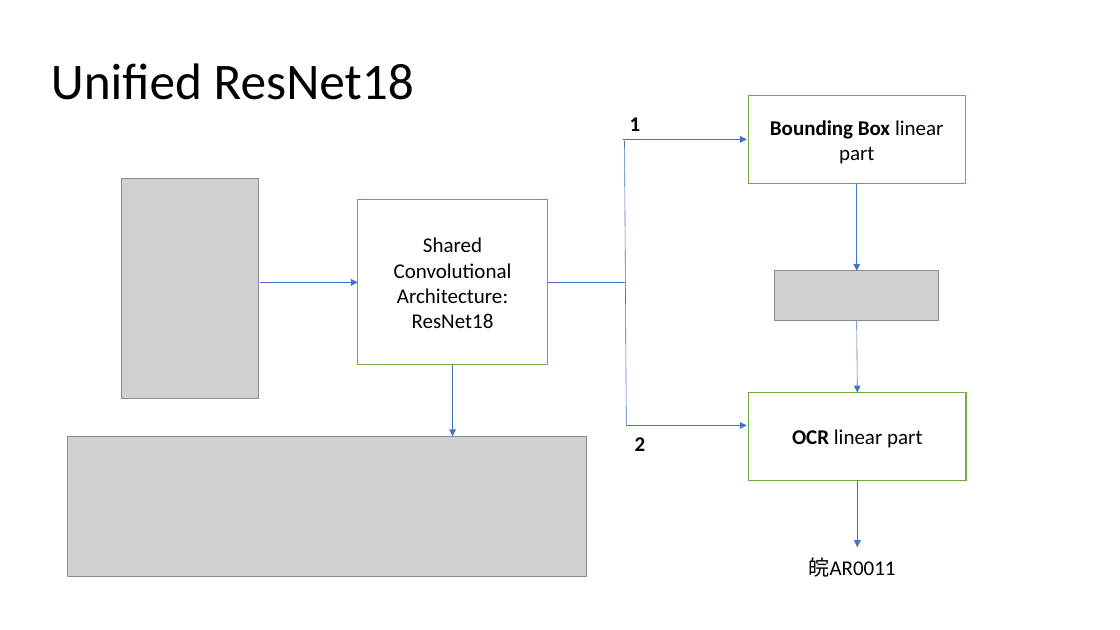
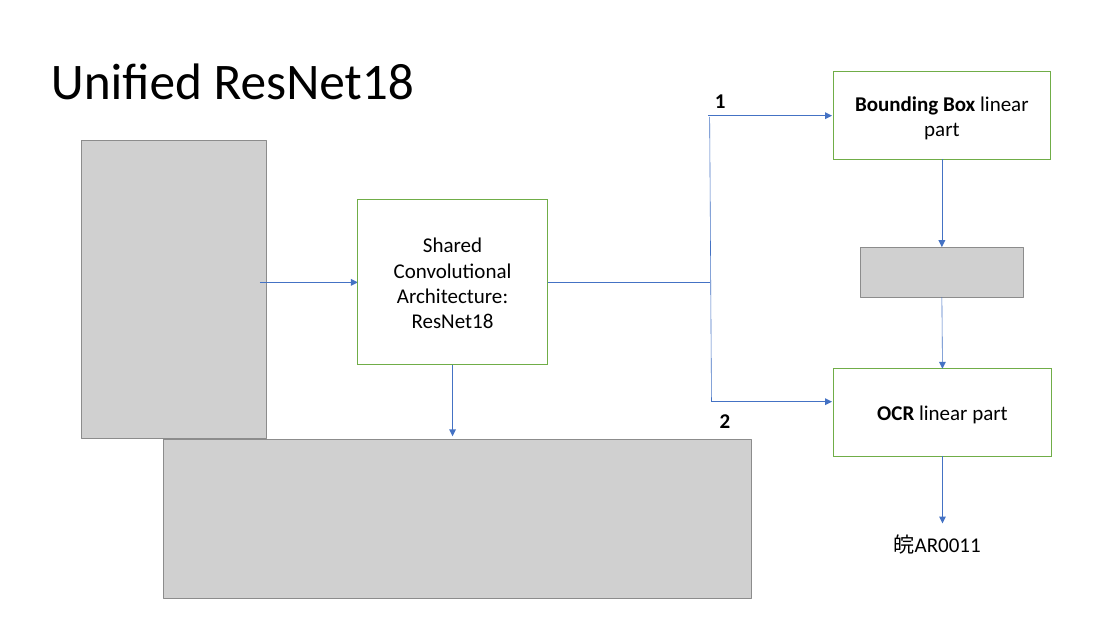
Before and after one commit to Obrigad0/Car-plate-Recognition-and-Reconstruction-with-DL, a slide deck: slide 7 of presentation.pptx. Drawn at 1120x630 pixels with LibreOffice and Linux fonts; fonts in the diff are those of the drawing; grey boxes stand for pictures. Boxes give left, top, right and bottom in pixels: in the first picture for what was removed or moved away, otherwise in the second. Text is boxed around its words. In the diff, an @@ line names an element or a change of style, - is before the commit and + after.

```diff
--- a/presentation.pptx
+++ b/presentation.pptx
@@ picture: place and size @@
-picture at (122, 178, 258, 397)
+picture at (82, 140, 266, 439)
@@ line moved from (548, 282) - (624, 282) to (548, 282) - (710, 282) @@
@@ picture: place and size @@
-picture at (67, 436, 586, 576)
+picture at (164, 440, 751, 598)
@@ 5 arrows, 3 texts, 2 rectangles, 1 picture, 1 line: place and size @@
-5 arrows, 3 texts, 2 rectangles, 1 picture, 1 line at (623, 96, 966, 577)
+5 arrows, 3 texts, 2 rectangles, 1 picture, 1 line at (708, 71, 1052, 554)
```
Also in this commit, not shown: 2 other slides changed.
